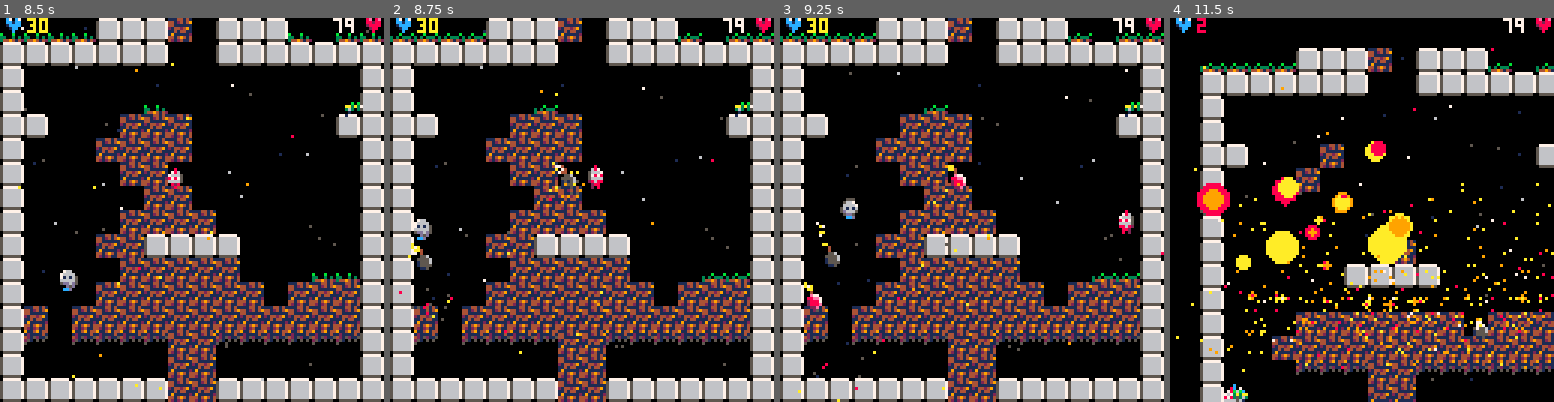
Above: before the commit, frames 1-4 (left to right).
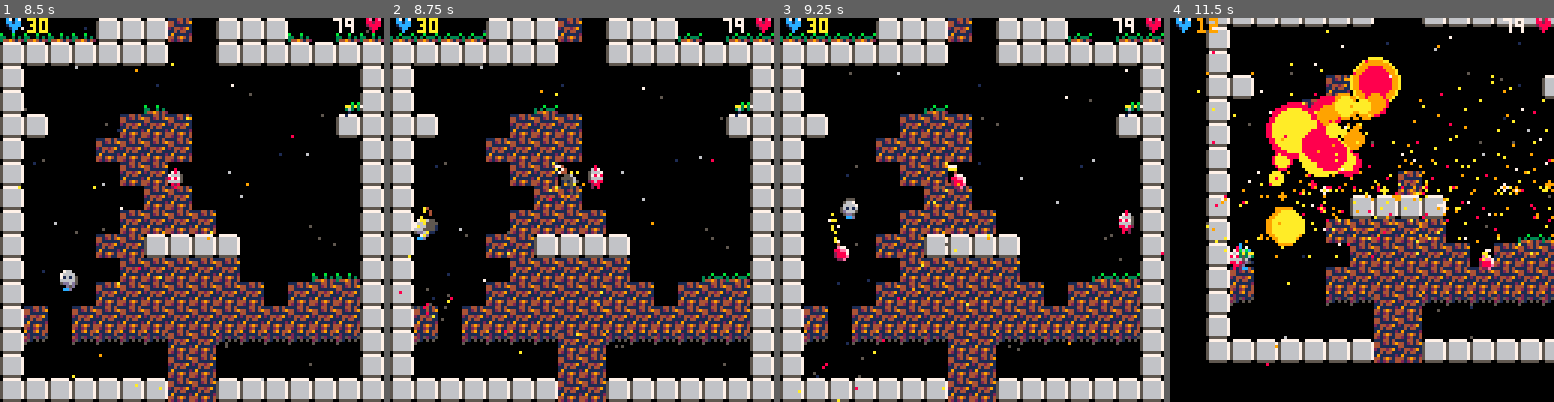
Above: after the commit, the same moments.

Repository: lkingsford/pico8-projects
Game: PICO-8 cartridge plat1.p8
Two runs of this game, one before a commit and one after it. Both use one fixed random seed, a clock stepped at 60 frames per second and the inputs below.
Inputs:
- Up to frame 1 (8.5 s): tap X (X key) at 0.33, 1.07, 1.85, 2.97, 4.08, 5.2, 6.32, 7.43 s; tap O (Z key) at 0.7, 1.7, 2.1, 2.5, 2.9, 3.3, 3.7, 4.1, 4.5, 4.9, 5.3, 5.7, 6.1, 6.5, 6.9, 7.3, 7.7, 8.1 s; hold Right 1.6-2.1 s; hold Up 2.15-2.42 s; hold Right 2.47-3.03 s; hold Left 3.08-3.58 s; hold Down 3.63-3.97 s; hold Right 4.02-4.68 s; hold Up 4.73-5.03 s; hold Left 5.08-5.68 s; hold Down 5.73-6.03 s; hold Right 6.08-6.58 s; hold Right 6.63-7.13 s; hold Up 7.18-7.45 s; hold Right 7.5-8.07 s; hold Left from 8.12 s (still down)
- Up to frame 2 (8.75 s): tap O (Z key) at 8.5 s; tap X (X key) at 8.55 s; release Left at 8.62 s; hold Down from 8.67 s (still down)
- Up to frame 3 (9.25 s): tap O (Z key) at 8.9 s; release Down at 9 s; hold Right from 9.05 s (still down)
- Up to frame 4 (11.5 s): tap O (Z key) every 0.4 s from 9.3 to 11.3 s; tap X (X key) at 9.67, 10.78 s; release Right at 9.72 s; hold Up 9.77-10.07 s; hold Left 10.12-10.72 s; hold Down 10.77-11.07 s; hold Right from 11.12 s (still down)

Frame 1 is identical in both runs. In frame 2, 0.4% of the frame differs, in the area x 5-13%, y 49-66%; in frame 3, 0.6%; in frame 4, 50%, in the area x 1-100%, y 0-100%.

Commit message:
Pick up with down

Diff:
--- a/plat1.p8
+++ b/plat1.p8
@@ -387,6 +387,7 @@
 	local r = btn(1, p)
 	local u = btn(2, p)
 	local d = btn(3, p)
+	local dp = btnp(3, p)
 	local o = btnp(4, p)
 	local x = btnp(5, p)
 	if l then
@@ -399,8 +400,13 @@
 	if x then
 		jump(actor)
 	end
+	if dp and actor.holding == nil then
+		local ground_item = check_ground(actor)
+		if ground_item then
+			pick_item(actor, ground_item)
+		end
+	end
 	if o then
-		local ground_item = check_ground(actor)
 		if actor.holding then
 			if actor.holding.action then
 				actor.holding.action(actor.holding, u, d)
@@ -409,8 +415,6 @@
 			else
 				throw_item(actor, actor.holding, u)
 			end
-		elseif ground_item and d then
-			pick_item(actor, ground_item)
 		else
 			player_bomb(actor, d, u)
 		end
@@ -424,11 +428,21 @@
 
 function check_ground(actor)
 	local i = 0
+	local potential_items = {}
 	for a in all(actors) do
 		i += 1
-		if actor != a and distance(a.dx,a.dy) < 1 and distance(a.x, a.y, actor.x, actor.y) < 4 and not a.held_by then
-			return a
-		end
+		if actor != a and distance(a.dx,a.dy) < 1 and distance(a.x, a.y, actor.x, actor.y) < 8 and not a.held_by then
+			add(potential_items, a)
+		end
+	end
+	if #actors > 0 then
+		local highest
+		for item in all(potential_items) do
+			if not highest or (item.value or 0) > highest.value then
+				highest = item
+			end
+		end
+		return highest
 	end
 end
 
Not shown, changed: carts/plat1.p8.png
